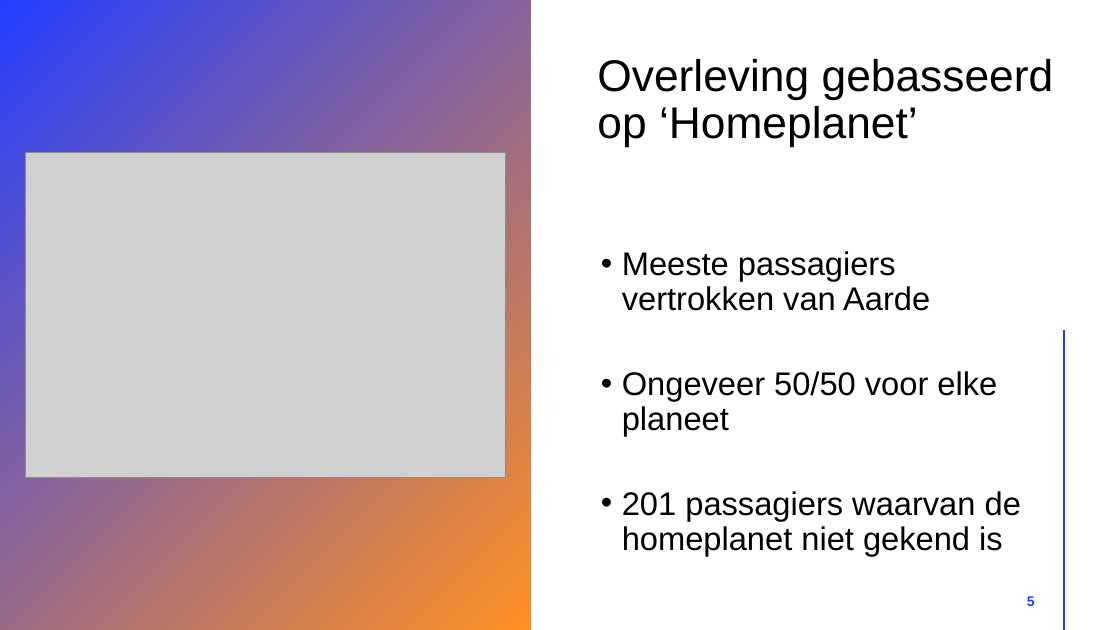
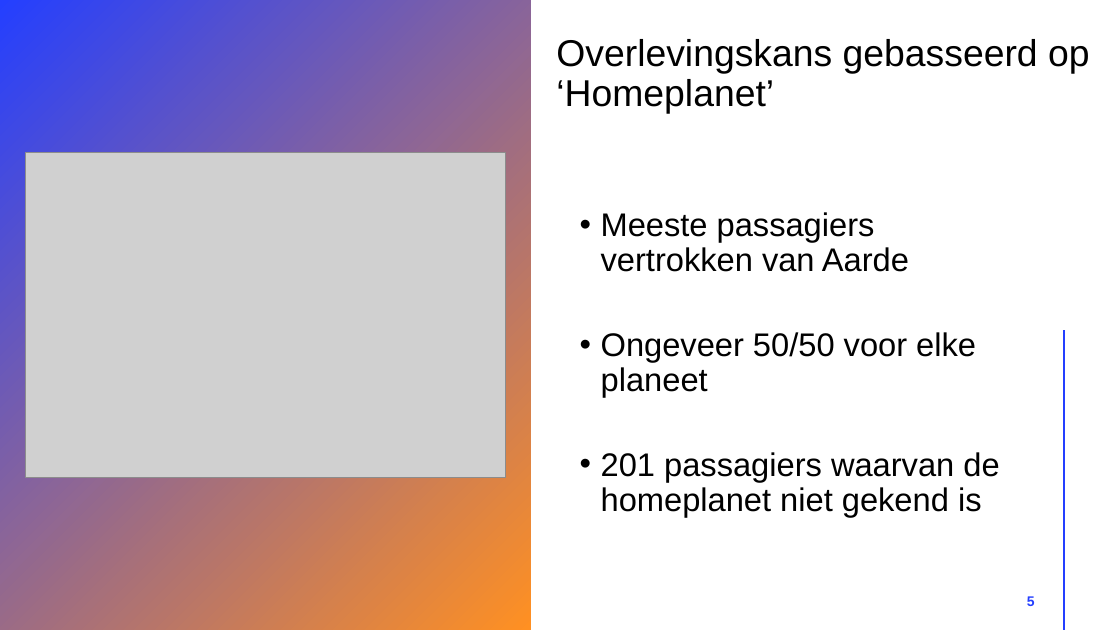
Before and after one commit to robinmonsere/Spaceship-Titanic, a slide deck: slide 5 of Documents/Spaceship titanic.pptx. Drawn at 1120x630 pixels with LibreOffice and Linux fonts; fonts in the diff are those of the drawing; grey boxes stand for pictures. Boxes give left, top, right and bottom in pixels: in the first picture for what was removed or moved away, otherwise in the second. Text is boxed around its words. In the diff, an @@ line names an element or a change of style, - is before the commit and + after.

```diff
--- a/Documents/Spaceship titanic.pptx
+++ b/Documents/Spaceship titanic.pptx
@@ title at <box>556,39,1090,114</box>: text changed; size 38 to 32 pt @@
-Overleving gebasseerd op ‘Homeplanet’
+Overlevingskans gebasseerd op ‘Homeplanet’
@@ text "Meeste passagiers vertrokken van Aarde": place and size @@
-text "Meeste passagiers vertrokken van Aarde" at <box>622,251,1021,556</box>
+text "Meeste passagiers vertrokken van Aarde" at <box>601,212,999,517</box>
```
Also in this commit, not shown: 6 other slides changed, 1 slide added, 1 other file.
